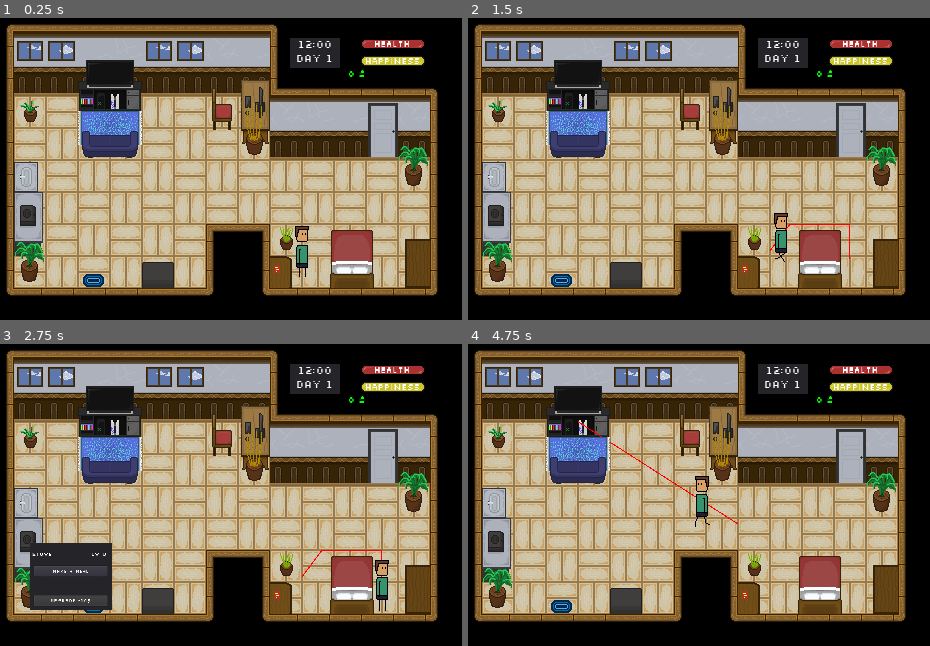
Above: before the commit, frames 1-4 (two rows, left to right).
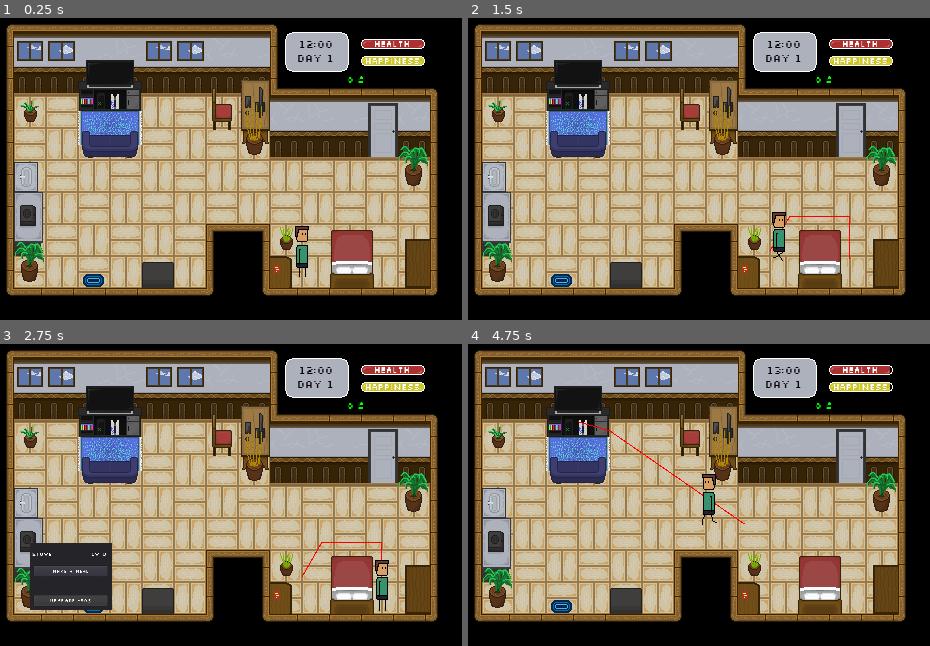
Above: after the commit, the same moments.

Repository: sun-wise-man/work-from-home
Game: Godot game, scene res://scenes/main.tscn
Two runs of this game, one before a commit and one after it. Both use one fixed random seed, a clock stepped at 60 frames per second and the inputs below.
Inputs (mouse positions are in pixels of both pictures, inside the frame that each line leads up to):
- Up to frame 1 (0.25 s): no input
- Up to frame 2 (1.5 s): move the mouse to (819, 259) at 0.52 s; click (819, 259) at 0.67 s; click "Go to sleep" at 1.25 s
- Up to frame 3 (2.75 s): move the mouse to (27, 543) at 2.02 s; click (27, 543) at 2.17 s
- Up to frame 4 (4.75 s): click "Make a meal" at 2.75 s; move the mouse to (578, 413) at 3.52 s; click (578, 413) at 3.67 s; click "Play a game" at 4.25 s

The runs differ from the first frame. In frame 1, 2.0% of the frame differs, in the area x 61-92%, y 4-22%; in frame 2, 2.4%; in frame 3, 2.2%; in frame 4, 2.8%, in the area x 23-92%, y 4-61%.

Commit message:
Balancing
Trying to balance things out

Diff:
--- a/scenes/TimePanel.gd
+++ b/scenes/TimePanel.gd
@@ -1,4 +1,4 @@
-extends Panel
+extends TextureRect
 var day_count : = 1
 
 
--- a/scenes/main.tscn
+++ b/scenes/main.tscn
@@ -30,13 +30,14 @@
 [ext_resource path="res://scenes/ActivitySystem.gd" type="Script" id=28]
 [ext_resource path="res://scenes/Status.gd" type="Script" id=29]
 [ext_resource path="res://sprites/Element_Bar/Health_GUI_64x.png" type="Texture" id=30]
-[ext_resource path="res://sprites/Element_Bar/Frame_GUI_64x.png" type="Texture" id=31]
+[ext_resource path="res://sprites/Element_Bar/Big_Frame_64x.png" type="Texture" id=31]
 [ext_resource path="res://sprites/Element_Bar/Happiness_GUI_64x.png" type="Texture" id=32]
+[ext_resource path="res://sprites/Element_Bar/Frame_64x.png" type="Texture" id=33]
 
 [sub_resource type="NavigationPolygon" id=1]
-vertices = PoolVector2Array( 416.936, 182.982, 439.385, 184.104, 440.561, 212.316, 417.061, 212.066, 302.218, 196.477, 288.561, 158.316, 418.078, 158.506, 40.5613, 150.316, 40.5613, 122.276, 63.9934, 122.475, 64.5613, 150.316, 210.559, 196.792, 210.561, 277.316, 72.5613, 278.316, 72.5613, 182.316, 97.0876, 157.617, 160.241, 157.302, 256.069, 142.513, 256.069, 157.99, 248.926, 142.315, 160.241, 118.559, 248.505, 94.3163, 64.5887, 93.9015, 96.1426, 118.559, 64.5613, 182.316, 302.561, 212.316, 317.561, 212.316, 417.311, 278.316, 400.561, 278.316, 400.561, 222.316, 340.561, 222.316, 317.652, 278.372, 340.561, 278.316 )
-polygons = [ PoolIntArray( 0, 1, 2, 3, 4 ), PoolIntArray( 5, 6, 0, 4 ), PoolIntArray( 7, 8, 9, 10 ), PoolIntArray( 11, 12, 13, 14, 15, 16 ), PoolIntArray( 17, 18, 11, 16, 19 ), PoolIntArray( 19, 16, 20, 21 ), PoolIntArray( 22, 21, 20, 23 ), PoolIntArray( 9, 22, 23, 15, 10 ), PoolIntArray( 24, 10, 15, 14 ), PoolIntArray( 4, 11, 18, 5 ), PoolIntArray( 25, 4, 3, 26 ), PoolIntArray( 3, 27, 28, 29 ), PoolIntArray( 26, 3, 29, 30 ), PoolIntArray( 31, 26, 30, 32 ) ]
-outlines = [ PoolVector2Array( 72.5613, 278.316, 72.5613, 182.316, 64.5613, 182.316, 64.5613, 150.316, 40.5613, 150.316, 40.5613, 122.276, 63.9934, 122.475, 64.5887, 93.9015, 248.505, 94.3163, 248.926, 142.315, 256.069, 142.513, 256.069, 157.99, 288.561, 158.316, 418.078, 158.506, 416.936, 182.982, 439.385, 184.104, 440.561, 212.316, 417.061, 212.066, 417.311, 278.316, 400.561, 278.316, 400.561, 222.316, 340.561, 222.316, 340.561, 278.316, 317.652, 278.372, 317.561, 212.316, 302.561, 212.316, 302.218, 196.477, 210.559, 196.792, 210.561, 277.316 ), PoolVector2Array( 97.0876, 157.617, 160.241, 157.302, 160.241, 118.559, 96.1426, 118.559 ) ]
+vertices = PoolVector2Array( 64.5887, 93.9015, 248.505, 94.3163, 160.561, 103.316, 95.5613, 103.316, 63.9934, 122.475, 97.0876, 157.617, 64.5613, 150.316, 160.241, 157.302, 248.926, 142.315, 209.561, 196.316, 439.385, 184.104, 440.561, 212.316, 417.061, 212.066, 416.936, 182.982, 340.561, 214.316, 317.561, 212.316, 302.218, 196.477, 288.561, 158.316, 418.078, 158.506, 400.561, 214.316, 40.5613, 150.316, 40.5613, 122.276, 64.5613, 182.316, 72.5613, 182.316, 417.311, 278.316, 400.561, 278.316, 340.561, 278.316, 317.652, 278.372, 144.561, 254.316, 144.561, 270.316, 72.5613, 270.316, 209.561, 254.316, 302.561, 212.316, 256.069, 142.513, 256.069, 157.99 )
+polygons = [ PoolIntArray( 0, 1, 2, 3 ), PoolIntArray( 4, 0, 3, 5, 6 ), PoolIntArray( 7, 2, 1, 8, 9 ), PoolIntArray( 10, 11, 12, 13 ), PoolIntArray( 14, 15, 16, 17, 18, 13, 19 ), PoolIntArray( 20, 21, 4, 6 ), PoolIntArray( 22, 6, 5, 23 ), PoolIntArray( 12, 24, 25, 19, 13 ), PoolIntArray( 26, 27, 15, 14 ), PoolIntArray( 28, 29, 30, 23, 5 ), PoolIntArray( 7, 9, 31, 28, 5 ), PoolIntArray( 15, 32, 16 ), PoolIntArray( 8, 33, 34, 9 ), PoolIntArray( 16, 9, 34, 17 ) ]
+outlines = [ PoolVector2Array( 72.5613, 270.316, 72.5613, 182.316, 64.5613, 182.316, 64.5613, 150.316, 40.5613, 150.316, 40.5613, 122.276, 63.9934, 122.475, 64.5887, 93.9015, 248.505, 94.3163, 248.926, 142.315, 256.069, 142.513, 256.069, 157.99, 288.561, 158.316, 418.078, 158.506, 416.936, 182.982, 439.385, 184.104, 440.561, 212.316, 417.061, 212.066, 417.311, 278.316, 400.561, 278.316, 400.561, 214.316, 340.561, 214.316, 340.561, 278.316, 317.652, 278.372, 317.561, 212.316, 302.561, 212.316, 302.218, 196.477, 209.561, 196.316, 209.561, 254.316, 144.561, 254.316, 144.561, 270.316 ), PoolVector2Array( 97.0876, 157.617, 160.241, 157.302, 160.561, 103.316, 95.5613, 103.316 ) ]
 
 [sub_resource type="TileSet" id=2]
 0/name = "Floor_Wall_64x.png 0"
@@ -772,7 +773,7 @@
 
 [node name="World" type="Node2D"]
 script = ExtResource( 10 )
-seconds_per_hour = 5.0
+seconds_per_hour = 3.0
 starting_hour = 12
 
 [node name="Navigation2D" type="Navigation2D" parent="."]
@@ -824,8 +825,8 @@
 "_edit_group_": true
 }
 object_names = "Bed"
-object_start_cost = 10
-object_cost_increase = 5
+object_start_cost = 50
+object_cost_increase = 50
 
 [node name="Area2D" type="Area2D" parent="Objects/Bed"]
 
@@ -842,8 +843,8 @@
 "_edit_group_": true
 }
 object_names = "Stove"
-object_start_cost = 10
-object_cost_increase = 5
+object_start_cost = 50
+object_cost_increase = 50
 
 [node name="Area2D" type="Area2D" parent="Objects/Stove"]
 
@@ -860,8 +861,8 @@
 "_edit_group_": true
 }
 object_names = "TV"
-object_start_cost = 10
-object_cost_increase = 5
+object_start_cost = 50
+object_cost_increase = 50
 
 [node name="Area2D" type="Area2D" parent="Objects/Console"]
 
@@ -878,8 +879,8 @@
 "_edit_group_": true
 }
 object_names = "PC"
-object_start_cost = 10
-object_cost_increase = 5
+object_start_cost = 50
+object_cost_increase = 50
 
 [node name="Area2D" type="Area2D" parent="Objects/PC"]
 
@@ -896,8 +897,8 @@
 "_edit_group_": true
 }
 object_names = "Bathroom"
-object_start_cost = 10
-object_cost_increase = 5
+object_start_cost = 50
+object_cost_increase = 50
 
 [node name="Area2D" type="Area2D" parent="Objects/Bathroom"]
 
@@ -928,11 +929,11 @@
 script = ExtResource( 18 )
 event_name = PoolStringArray( "meeting", "great meeting", "bad meeting", "overtime", "missing file", "missed deadline", …(332 unchanged characters)…
 event_from = PoolStringArray( "PC", "meeting", "meeting", "PC", "PC", "PC", "Console", "Console", "play online", "duo", …(212 unchanged characters)…
-event_chance = PoolIntArray( 70, 102, 0, 18, 6, 6, 20, 10, 50, 70, 30, 50, 50, 50, 25, 50, 100, 50, 50, 50, 25, 50, 50, 30, 5, 40, 20, 40, 5, 40, 5 )
+event_chance = PoolIntArray( 50, 102, 0, 12, 12, 12, 20, 10, 50, 55, 45, 50, 40, 60, 25, 50, 100, 50, 50, 50, 25, 50, 50, 30, 5, 20, 20, 20, 5, 15, 5 )
 event_output = PoolStringArray( "chance", "gain", "gain", "gain", "gain", "gain", "gain", "decision", "chance", "gain", …(181 unchanged characters)…
-health_output = PoolIntArray( 0, 0, 0, -5, 0, 0, 0, 0, 0, 0, 0, 0, 0, -5, 0, 0, 0, 0, 5, 0, 0, 0, 0, 0, -5, 15, -5, 10, -10, 15, 5 )
-happiness_output = PoolIntArray( 0, 10, 0, 0, 0, 0, 10, 0, 0, 10, -5, 0, 20, -5, 0, 0, 10, 0, 15, -10, 0, 15, -5, 10, 5, 5, -5, 5, -5, 10, -5 )
-work_output = PoolIntArray( 0, 15, 5, 10, -15, -15, 0, 0, 0, 0, 0, 0, 0, 0, 0, 0, 0, 0, 0, 0, 0, 0, 0, 0, 0, 0, 0, 0, 0, 0, 0 )
+health_output = PoolIntArray( 0, -3, -3, -10, 0, 0, 0, 0, 0, 0, 0, 0, 0, -20, 0, 0, 0, 0, 5, 0, 0, 0, 0, 0, -15, 0, -10, 5, -10, 5, 1 )
+happiness_output = PoolIntArray( 0, 3, -7, -7, -7, -7, 5, 0, 0, 2, -10, 0, 8, -15, 0, 0, 4, 0, 6, -6, 0, 4, -20, 4, -10, 5, -15, 4, -30, 4, -5 )
+work_output = PoolIntArray( 0, 5, 5, 10, -10, -10, 0, 0, 0, 0, 0, 0, 0, 0, 0, 0, 0, 0, 0, 0, 0, 0, 0, 0, 0, 0, 0, 0, 0, 0, 0 )
 event_desc = PoolStringArray( "", "You have a great meeting", "You have a bad meeting", "You work overtime", "A file is …(622 unchanged characters)…
 
 [node name="GUI" type="Control" parent="."]
@@ -948,6 +949,7 @@
 margin_right = 443.0
 margin_bottom = 76.0
 value = 100.0
+texture_over = ExtResource( 33 )
 texture_progress = ExtResource( 30 )
 script = ExtResource( 11 )
 __meta__ = {
@@ -984,7 +986,7 @@
 margin_right = 447.0
 margin_bottom = 93.0
 value = 100.0
-texture_over = ExtResource( 31 )
+texture_over = ExtResource( 33 )
 texture_progress = ExtResource( 32 )
 script = ExtResource( 11 )
 __meta__ = {
@@ -1019,10 +1021,10 @@
 }
 
 [node name="MoneyText" type="Label" parent="GUI"]
-margin_left = 301.0
-margin_top = 69.182
-margin_right = 511.0
-margin_bottom = 85.182
+margin_left = 300.0
+margin_top = 75.0
+margin_right = 510.0
+margin_bottom = 91.0
 rect_scale = Vector2( 0.7, 0.7 )
 custom_fonts/font = SubResource( 25 )
 custom_colors/font_color = Color( 0, 1, 0, 1 )
@@ -1156,20 +1158,27 @@
 "_edit_use_anchors_": false
 }
 
-[node name="Time" type="Panel" parent="GUI"]
-margin_left = 308.0
-margin_top = 38.0
-margin_right = 358.0
-margin_bottom = 68.0
+[node name="Time" type="TextureRect" parent="GUI"]
+margin_left = 303.0
+margin_top = 20.0
+margin_right = 367.0
+margin_bottom = 84.0
+size_flags_horizontal = 0
+size_flags_vertical = 0
+texture = ExtResource( 31 )
 script = ExtResource( 26 )
 __meta__ = {
-"_edit_group_": true
+"_edit_group_": true,
+"_edit_use_anchors_": false
 }
 
 [node name="hour" type="Label" parent="GUI/Time"]
-margin_right = 50.0
-margin_bottom = 15.0
+margin_left = 6.00677
+margin_top = 18.0203
+margin_right = 56.0068
+margin_bottom = 33.0203
 custom_fonts/font = SubResource( 31 )
+custom_colors/font_color = Color( 0, 0, 0, 1 )
 text = "12:00"
 align = 1
 valign = 1
@@ -1178,10 +1187,12 @@
 }
 
 [node name="day" type="Label" parent="GUI/Time"]
-margin_top = 15.0
-margin_right = 50.0
-margin_bottom = 28.0
+margin_left = 6.00677
+margin_top = 33.0203
+margin_right = 56.0068
+margin_bottom = 46.0203
 custom_fonts/font = SubResource( 32 )
+custom_colors/font_color = Color( 0, 0, 0, 1 )
 text = "Day 1"
 align = 1
 valign = 1
@@ -1278,11 +1289,11 @@
 text = "Play a game"
 align = 1
 valign = 1
+[connection signal="hour_pass" from="." to="GUI/HealthBar" method="_on_World_hour_pass"]
 [connection signal="hour_pass" from="." to="GUI/HappinessBar" method="_on_World_hour_pass"]
-[connection signal="hour_pass" from="." to="GUI/HealthBar" method="_on_World_hour_pass"]
+[connection signal="hour_pass" from="." to="Objects/Windows" method="_on_World_hour_pass"]
+[connection signal="hour_pass" from="." to="." method="_on_World_hour_pass"]
 [connection signal="hour_pass" from="." to="GUI/Time" method="_on_World_hour_pass"]
-[connection signal="hour_pass" from="." to="." method="_on_World_hour_pass"]
-[connection signal="hour_pass" from="." to="Objects/Windows" method="_on_World_hour_pass"]
 [connection signal="path_done" from="Player" to="." method="_on_Player_path_done"]
 [connection signal="mouse_entered" from="Objects/Bed/Area2D" to="Objects/Bed" method="_on_Area2D_mouse_entered"]
 [connection signal="mouse_exited" from="Objects/Bed/Area2D" to="Objects/Bed" method="_on_Area2D_mouse_exited"]
@@ -1300,11 +1311,11 @@
 [connection signal="pressed" from="GUI/DecisionPanel/Option1" to="GUI/DecisionPanel" method="_on_Option1_pressed"]
 [connection signal="pressed" from="GUI/DecisionPanel/Option2" to="GUI/DecisionPanel" method="_on_Option2_pressed"]
 [connection signal="visibility_changed" from="GUI/EventPanel" to="GUI/EventPanel" method="_on_EventPanel_visibility_changed"]
+[connection signal="upgrade_object" from="GUI/ActivitySystem" to="Objects/Bathroom" method="_on_ActivitySystem_upgrade_object"]
+[connection signal="upgrade_object" from="GUI/ActivitySystem" to="Objects/Bed" method="_on_ActivitySystem_upgrade_object"]
 [connection signal="upgrade_object" from="GUI/ActivitySystem" to="Objects/Stove" method="_on_ActivitySystem_upgrade_object"]
-[connection signal="upgrade_object" from="GUI/ActivitySystem" to="Objects/Bathroom" method="_on_ActivitySystem_upgrade_object"]
+[connection signal="upgrade_object" from="GUI/ActivitySystem" to="Objects/PC" method="_on_ActivitySystem_upgrade_object"]
 [connection signal="upgrade_object" from="GUI/ActivitySystem" to="Objects/Console" method="_on_ActivitySystem_upgrade_object"]
-[connection signal="upgrade_object" from="GUI/ActivitySystem" to="Objects/PC" method="_on_ActivitySystem_upgrade_object"]
-[connection signal="upgrade_object" from="GUI/ActivitySystem" to="Objects/Bed" method="_on_ActivitySystem_upgrade_object"]
 [connection signal="mouse_entered" from="GUI/ActivitySystem/Panel" to="." method="_on_Panel_mouse_entered"]
 [connection signal="mouse_exited" from="GUI/ActivitySystem/Panel" to="." method="_on_Panel_mouse_exited"]
 [connection signal="mouse_entered" from="GUI/ActivitySystem/Panel/Button" to="." method="_on_Button_mouse_entered"]
Not shown: 1 places in scenes/main.tscn that only renumber resources
